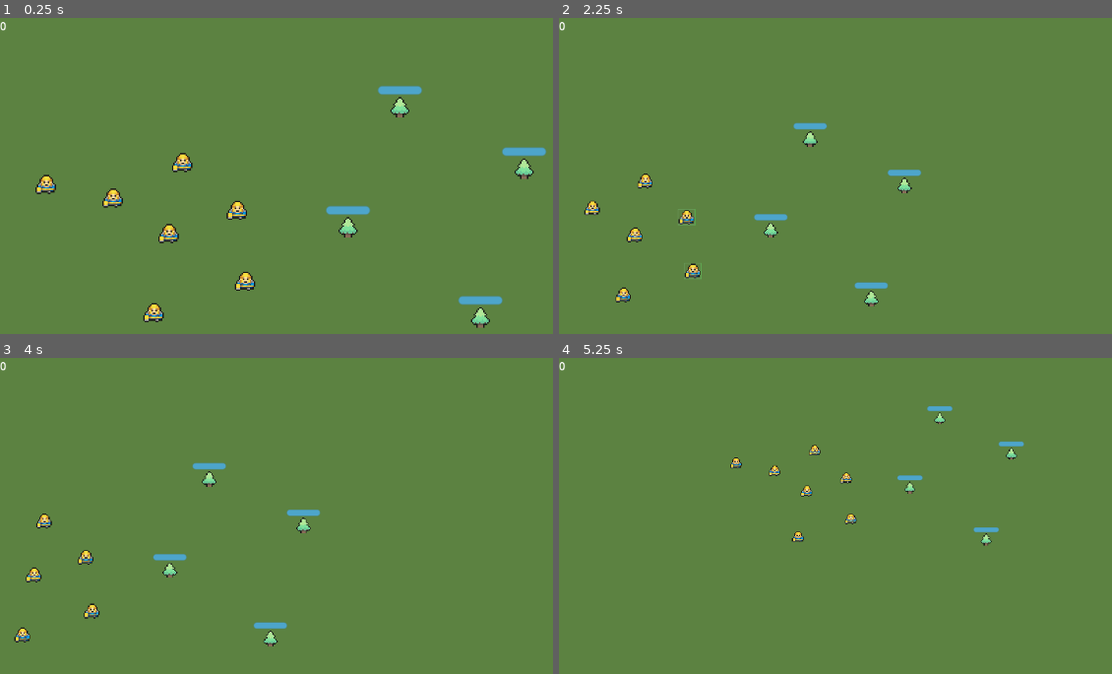
Above: before the commit, frames 1-4 (two rows, left to right).
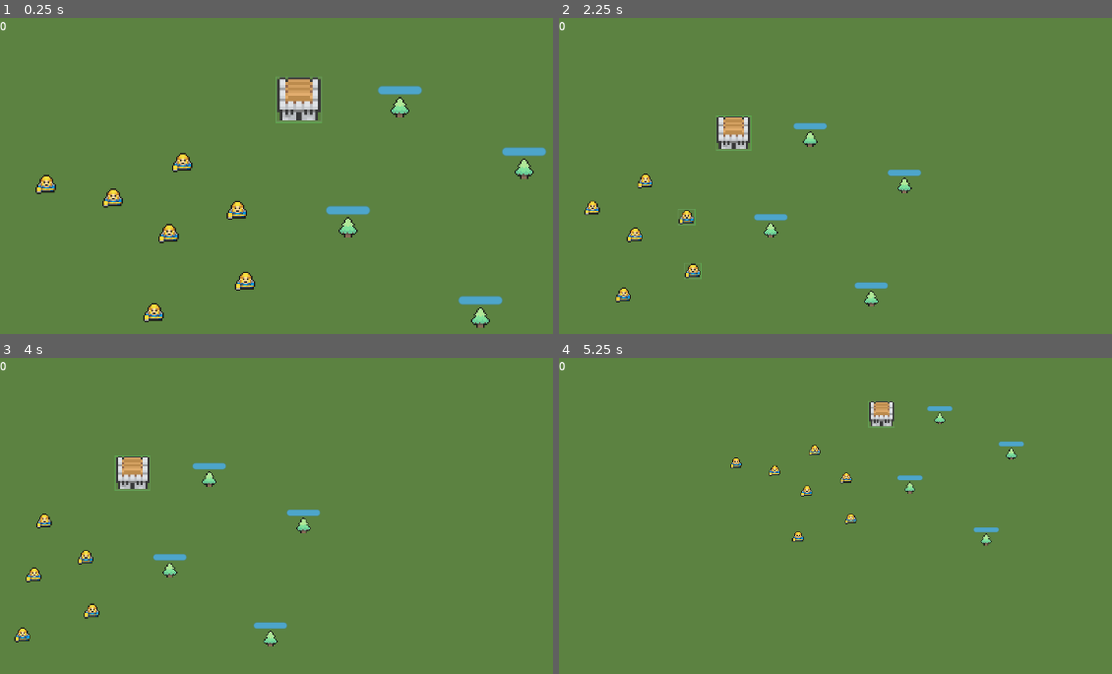
Above: after the commit, the same moments.

Repository: Nordtwig/project-kumquat
Game: Godot game, scene res://world.tscn
Same seed, same stepped clock (60 frames per second), same inputs: the game is played once before the commit and once after it.
Inputs (mouse positions are in pixels of both pictures, inside the frame that each line leads up to):
- Up to frame 1 (0.25 s): no input
- Up to frame 2 (2.25 s): tap Enter at 0.5 s; drag from (724, 236) to (1040, 324) at 0.52 s; drag from (796, 213) to (1040, 324) at 1.27 s; move the mouse to (741, 166) at 2.02 s; hold Right (ui_right) from 2.03 s (still down); tap Mouse wheel down (WheelDown) at 2.1 s; click (741, 166) at 2.17 s
- Up to frame 3 (4 s): release Right (ui_right) at 2.75 s; drag from (353, 667) to (154, 512) at 2.77 s; move the mouse to (outside the picture) at 3.52 s; hold Left (ui_left) from 3.53 s (still down); click (outside the picture) at 3.6 s
- Up to frame 4 (5.25 s): release Left (ui_left) at 4.25 s; drag from (658, 541) to (1017, 531) at 4.27 s; tap Space at 5 s; move the mouse to (719, 550) at 5.02 s; hold Down (ui_down) from 5.03 s (still down); tap Mouse wheel down (WheelDown) at 5.1 s; click (719, 550) at 5.17 s

The runs differ from the first frame. In frame 1, 1.1% of the frame differs, in the area x 8-59%, y 18-97%; in frame 2, 0.7%; in frame 3, 0.7%; in frame 4, 0.4%.

Commit message:
add house scene

Diff:
--- /dev/null
+++ b/barb_house.gd
@@ -0,0 +1,6 @@
+extends StaticBody2D
+
+var is_mouse_entered: bool = false
+var selected: bool = false
+
+@onready var selected_box = get_node("Selected")
--- /dev/null
+++ b/barb_house.tscn
@@ -0,0 +1,38 @@
+[gd_scene load_steps=5 format=3 uid="uid://cjghvq7d2epbq"]
+
+[ext_resource type="Texture2D" uid="uid://dwkerak51k6lc" path="res://assets/MiniWorldSprites/Buildings/Wood/Barracks.png" id="1_lgpqx"]
+[ext_resource type="Script" path="res://barb_house.gd" id="1_qmnpo"]
+
+[sub_resource type="RectangleShape2D" id="RectangleShape2D_bm40f"]
+size = Vector2(29, 20)
+
+[sub_resource type="StyleBoxFlat" id="StyleBoxFlat_qo52u"]
+bg_color = Color(0.6, 0.6, 0.6, 0)
+border_width_left = 1
+border_width_top = 1
+border_width_right = 1
+border_width_bottom = 2
+border_color = Color(0.337255, 0.694118, 0.282353, 1)
+border_blend = true
+
+[node name="BarbHouse" type="StaticBody2D"]
+script = ExtResource("1_qmnpo")
+
+[node name="CollisionShape2D" type="CollisionShape2D" parent="."]
+position = Vector2(0.5, -10)
+shape = SubResource("RectangleShape2D_bm40f")
+
+[node name="Barracks" type="Sprite2D" parent="."]
+position = Vector2(0, -16)
+scale = Vector2(2, 2)
+texture = ExtResource("1_lgpqx")
+hframes = 4
+vframes = 5
+frame = 2
+
+[node name="Selected" type="Panel" parent="."]
+offset_left = -17.0
+offset_top = -32.0
+offset_right = 17.0
+offset_bottom = 2.0
+theme_override_styles/panel = SubResource("StyleBoxFlat_qo52u")
--- a/unit.tscn
+++ b/unit.tscn
@@ -65,7 +65,6 @@
 texture = ExtResource("1_7xjd2")
 hframes = 5
 vframes = 8
-frame = 2
 
 [node name="Box" type="Panel" parent="."]
 visible = false
--- a/world.tscn
+++ b/world.tscn
@@ -1,10 +1,11 @@
-[gd_scene load_steps=6 format=3 uid="uid://dq2mlea3xxeg8"]
+[gd_scene load_steps=7 format=3 uid="uid://dq2mlea3xxeg8"]
 
 [ext_resource type="Script" path="res://UI/Camera.gd" id="1_4ttrc"]
 [ext_resource type="Script" path="res://world.gd" id="1_ts3lg"]
 [ext_resource type="PackedScene" uid="uid://dbt4tpe6c1pk" path="res://unit.tscn" id="2_03mtw"]
 [ext_resource type="PackedScene" uid="uid://bgre1dedqfbl6" path="res://UI/ui.tscn" id="3_kcdrj"]
 [ext_resource type="PackedScene" uid="uid://x0jugqtqjcsa" path="res://tree.tscn" id="4_0vdcy"]
+[ext_resource type="PackedScene" uid="uid://cjghvq7d2epbq" path="res://barb_house.tscn" id="6_ggcvv"]
 
 [node name="world" type="Node2D"]
 y_sort_enabled = true
@@ -61,3 +62,9 @@
 
 [node name="Tree4" parent="Objects" instance=ExtResource("4_0vdcy")]
 position = Vector2(5, -88)
+
+[node name="Houses" type="Node2D" parent="."]
+y_sort_enabled = true
+
+[node name="BarbHouse" parent="Houses" instance=ExtResource("6_ggcvv")]
+position = Vector2(-69, -87)
